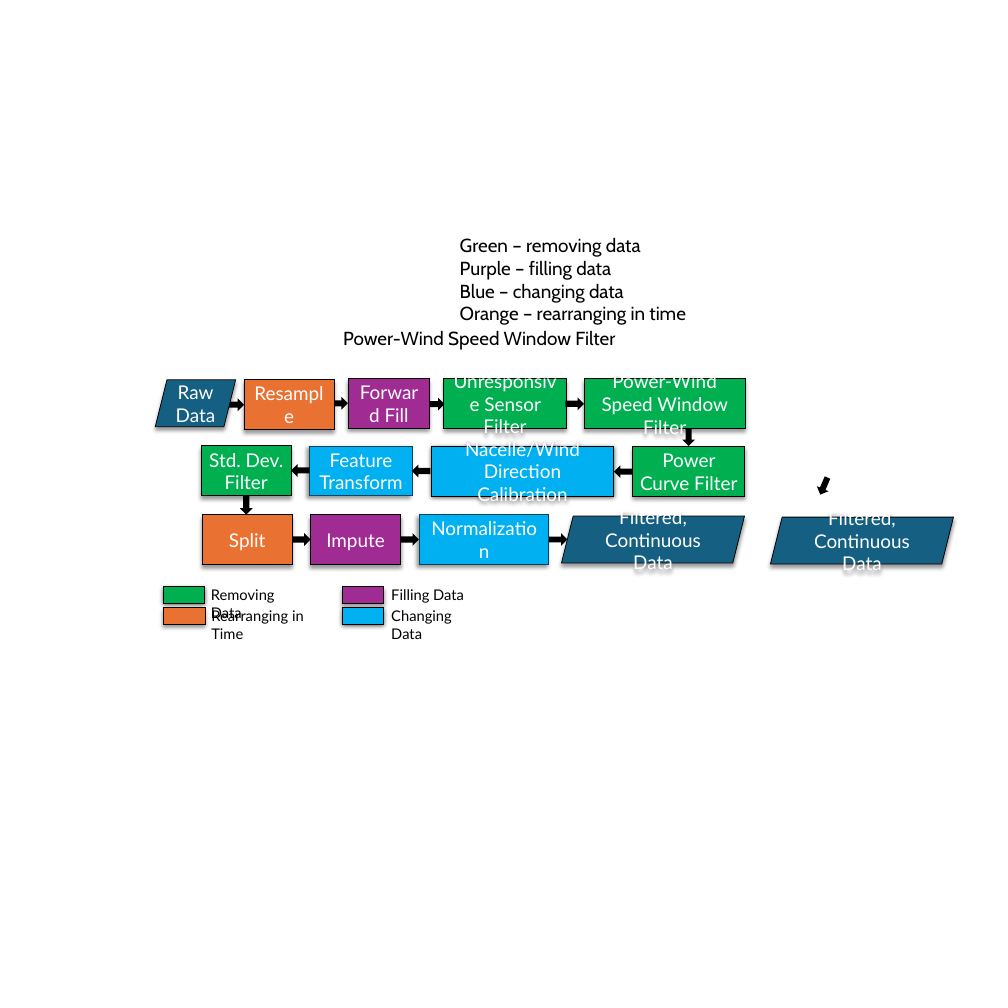
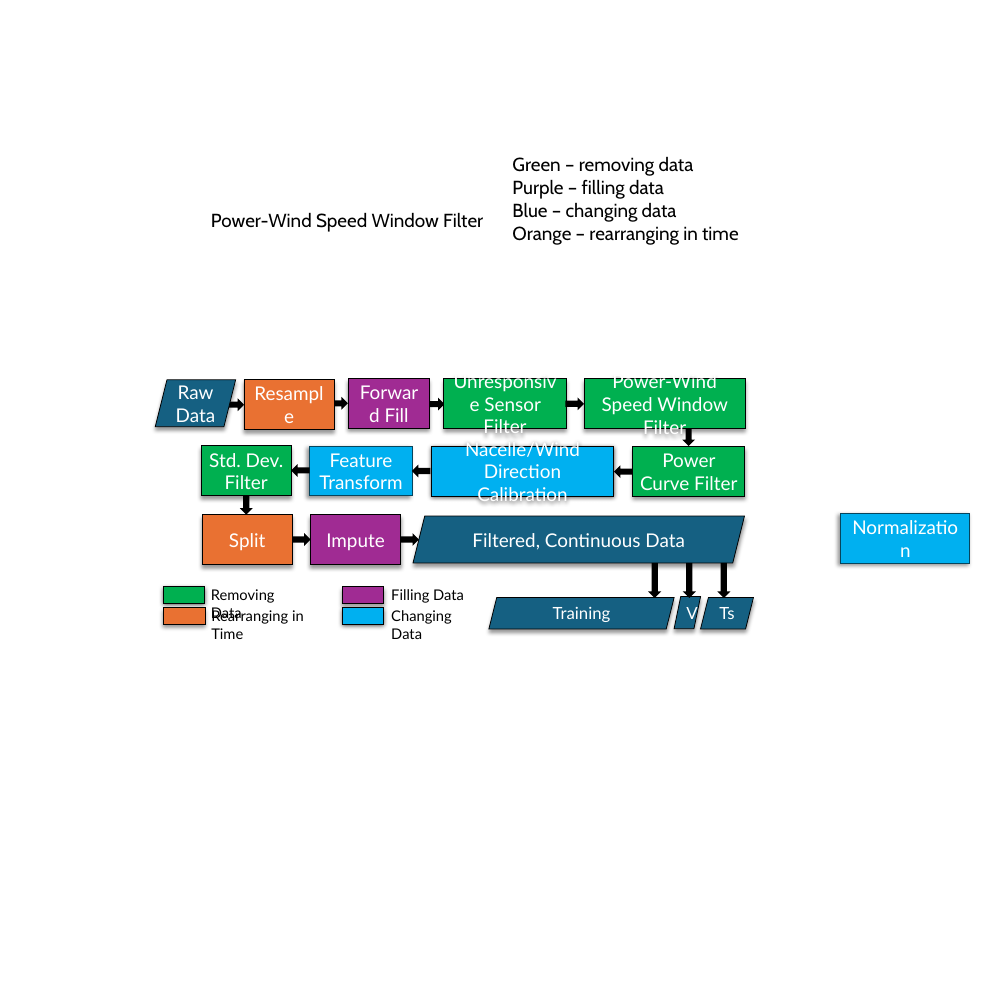
Before and after one commit to achenry/wind-forecasting, a slide deck: slide 2 of examples/figures/wind_forecasting_figs [Autosaved].pptx. Drawn at 1008x1008 pixels with LibreOffice and Linux fonts; fonts in the diff are those of the drawing. Boxes give left, top, right and bottom in pixels: in the first picture for what was removed or moved away, otherwise in the second. Text is boxed around its words. In the diff, an @@ line names an element or a change of style, - is before the commit and + after.

```diff
--- a/examples/figures/wind_forecasting_figs [Autosaved].pptx
+++ b/examples/figures/wind_forecasting_figs [Autosaved].pptx
@@ text "Green – removing data": place and size @@
-text "Green – removing data" at [460,237,686,325]
+text "Green – removing data" at [512,157,739,245]
@@ text "Power-Wind Speed Window Filter": place and size @@
-text "Power-Wind Speed Window Filter" at [343,330,615,350]
+text "Power-Wind Speed Window Filter" at [211,212,483,232]
@@ right arrow removed at [817,477,832,496] @@
@@ parallelogram "Filtered, Continuous Data": place and size @@
-parallelogram "Filtered, Continuous Data" at [562,516,745,563]
+parallelogram "Filtered, Continuous Data" at [413,516,744,563]
@@ right arrow removed at [550,535,566,544] @@
@@ parallelogram removed at [771,517,954,564] @@
-Filtered, Continuous Data
@@ rectangle "Normalization": place and size @@
-rectangle "Normalization" at [420,515,549,565]
+rectangle "Normalization" at [841,513,970,563]
@@ group added at [489,563,754,629]: 3 parallelograms, 3 right arrows @@
+Training
+V
+Ts
```
Also in this commit, not shown: 3 other files.
